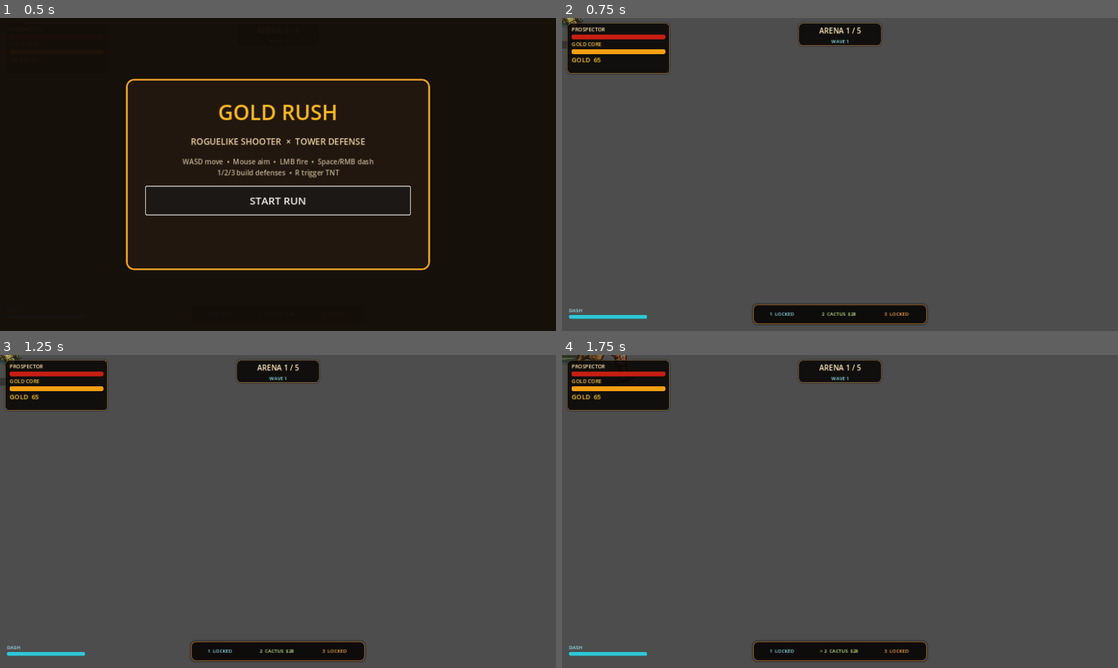
Above: before the commit, frames 1-4 (two rows, left to right).
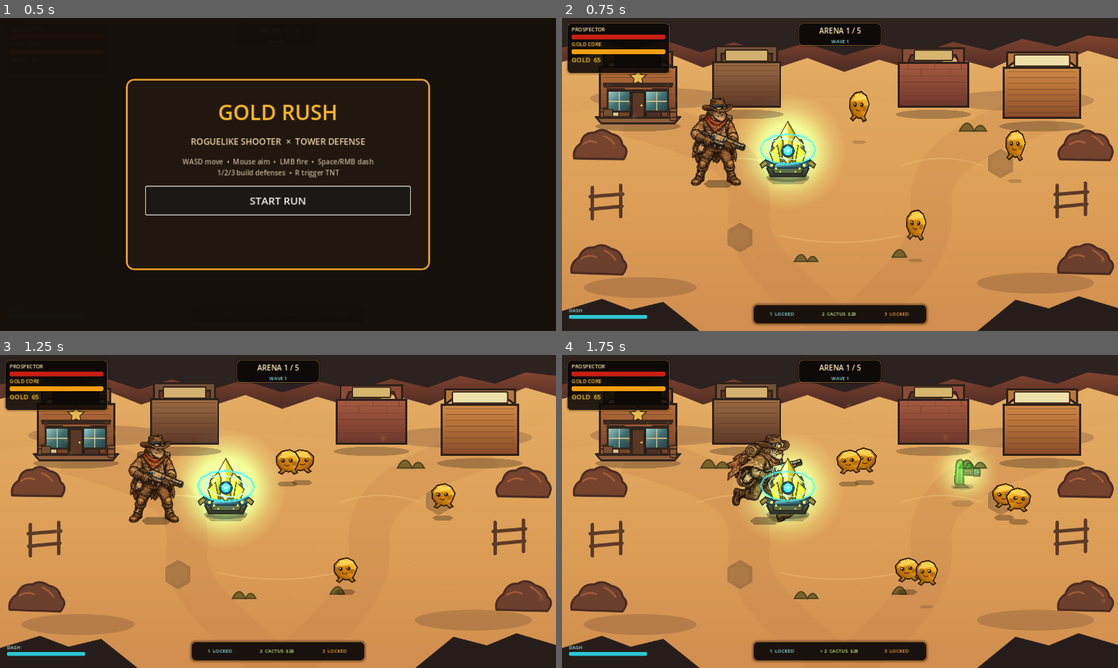
Above: after the commit, the same moments.

Repository: motomotoo1997-art/monster-quest
Game: Godot game, scene res://scenes/main/Main.tscn
Same seed, same stepped clock (60 frames per second), same inputs: the game is played once before the commit and once after it.
Inputs (mouse positions are in pixels of both pictures, inside the frame that each line leads up to):
- Up to frame 1 (0.5 s): no input
- Up to frame 2 (0.75 s): click "START RUN" at 0.5 s
- Up to frame 3 (1.25 s): no input
- Up to frame 4 (1.75 s): tap Enter at 1.25 s; move the mouse to (962, 495) at 1.27 s; hold D (move_right) from 1.28 s (still down); tap E (ability_e) at 1.35 s

Frame 1 is identical in both runs. In frame 2, 94% of the frame differs, in the area x 0-100%, y 0-100%; in frame 3, 94%; in frame 4, 94%.

Commit message:
fix: restore arena scene resource newlines

Diff:
--- a/gold-rush-roguelike/scenes/arenas/Arena04.tscn
+++ b/gold-rush-roguelike/scenes/arenas/Arena04.tscn
@@ -7,7 +7,8 @@
 [ext_resource type="Texture2D" path="res://assets/environment/arena04_elite_canyon_v6.svg" id="5_backdrop"]
 [ext_resource type="PackedScene" path="res://scenes/environment/RailSegmentProp.tscn" id="6_rail"]
 [ext_resource type="PackedScene" path="res://scenes/environment/CrateStackProp.tscn" id="7_crates"]
-[ext_resource type="Texture2D" path="res://assets/vfx/dust_mote.svg" id="8_dust"]\n[ext_resource type="Texture2D" path="res://assets/environment/frontier_props_v6.svg" id="9_props"]
+[ext_resource type="Texture2D" path="res://assets/vfx/dust_mote.svg" id="8_dust"]
+[ext_resource type="Texture2D" path="res://assets/environment/frontier_props_v6.svg" id="9_props"]
 
 [sub_resource type="AtlasTexture" id="ExtractionRigTexture"]
 atlas = ExtResource("9_props")
@@ -26,7 +27,13 @@
 [node name="IllustratedBackdrop" type="Sprite2D" parent="."]
 z_index = -50
 position = Vector2(640,360)
-texture = ExtResource("5_backdrop")\n\n[node name="ExtractionRig" type="Sprite2D" parent="."]\nz_index = -18\nposition = Vector2(1000,185)\ntexture = SubResource("ExtractionRigTexture")\nscale = Vector2(0.54,0.54)
+texture = ExtResource("5_backdrop")
+
+[node name="ExtractionRig" type="Sprite2D" parent="."]
+z_index = -18
+position = Vector2(1000,185)
+texture = SubResource("ExtractionRigTexture")
+scale = Vector2(0.54,0.54)
 
 [node name="HeatWash" type="Polygon2D" parent="."]
 z_index = -22
